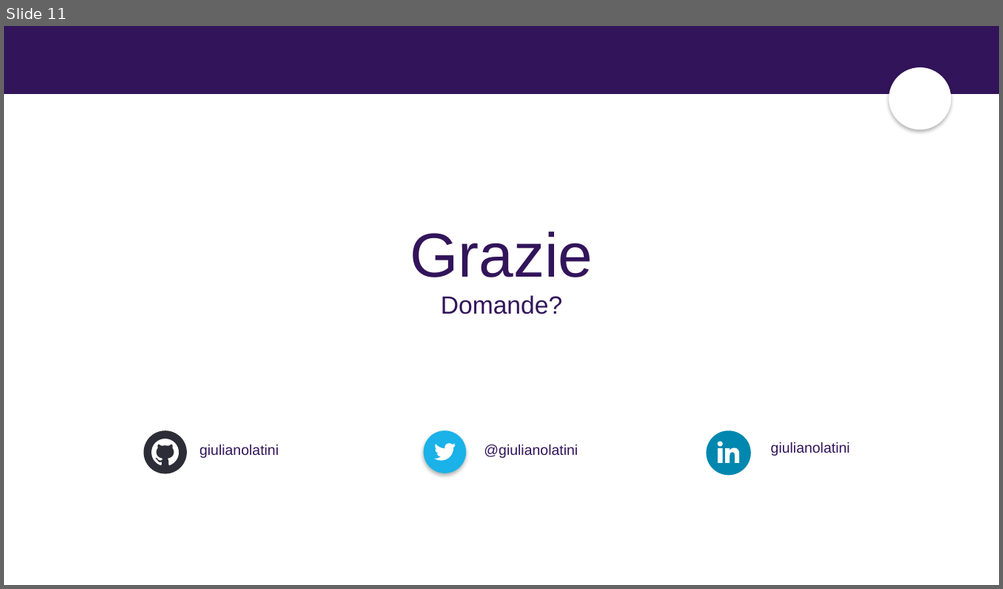
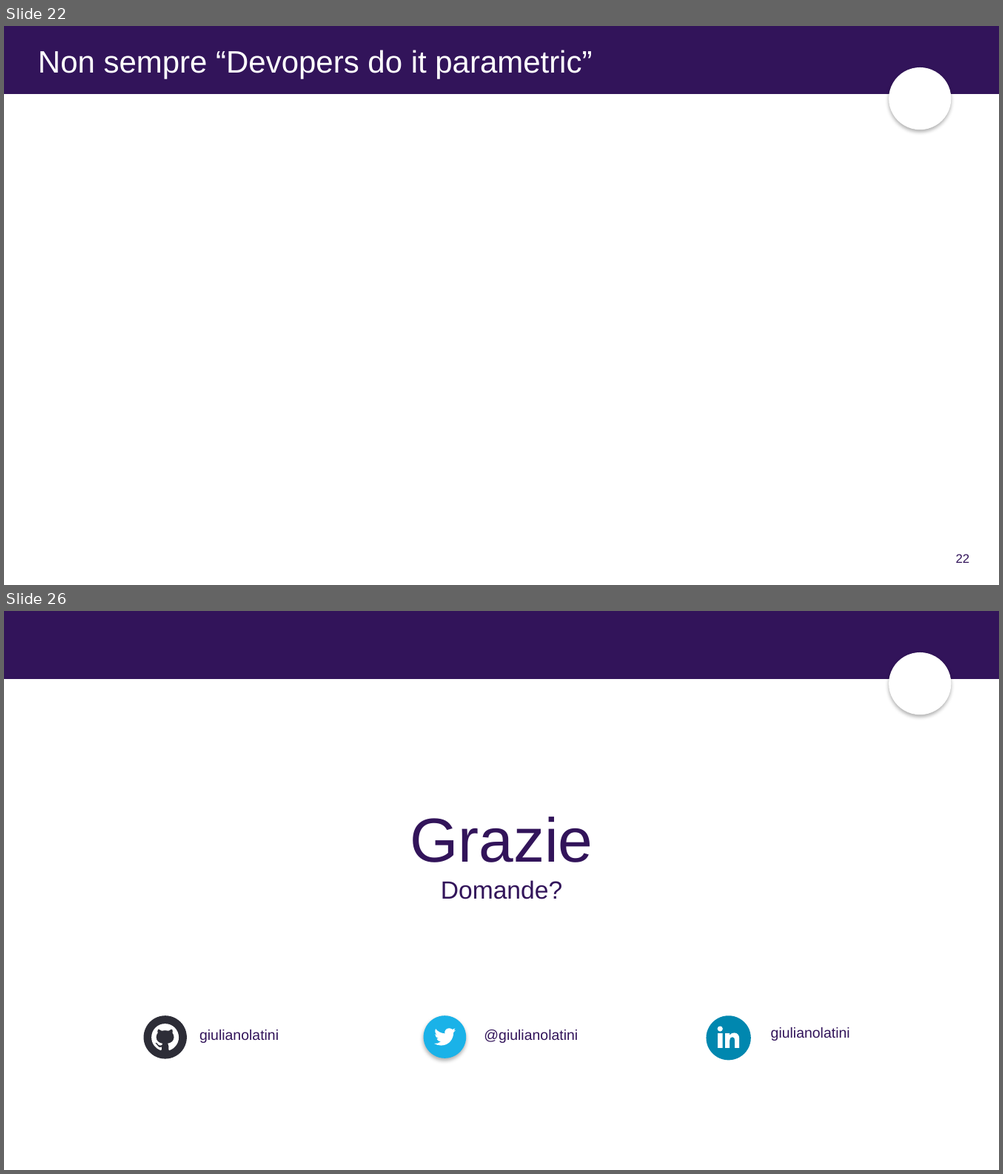
Before and after one commit to giulianolatini/CodeGen2018, a slide deck: slides/CodeGen_Template.pptx. Shown one above the other, each under a label of ours: slide 11 before the commit, slides 22 and 26 after it; the slides between them are not shown. The pictures are 1003x589 and 1003x1174 pixels, drawn with LibreOffice and Linux fonts; fonts in the diff are those of the drawing; background and template pictures are left out. Boxes give left, top, right and bottom in pixels: in the first picture for what was removed or moved away, otherwise in the second. Text is boxed around its words. In the diff, an @@ line names an element or a change of style, - is before the commit and + after.

```diff
--- a/slides/CodeGen_Template.pptx
+++ b/slides/CodeGen_Template.pptx
@@ slide 22 added at bbox=[4, 26, 999, 585], background #FFFFFF; not listed: 2 template elements that a slide beside it also shows @@
@@ title added at bbox=[38, 50, 592, 79], 30 pt, text #FFFFFF @@
+Non sempre “Devopers do it parametric”
@@ page number added at bbox=[956, 554, 970, 563], 12 pt, text #32145A @@
+22
@@ what was slide 11 is now slide 26 @@
```
Also in this commit, not shown: 1 slide changed, 16 other slides added, 2 slides removed.
